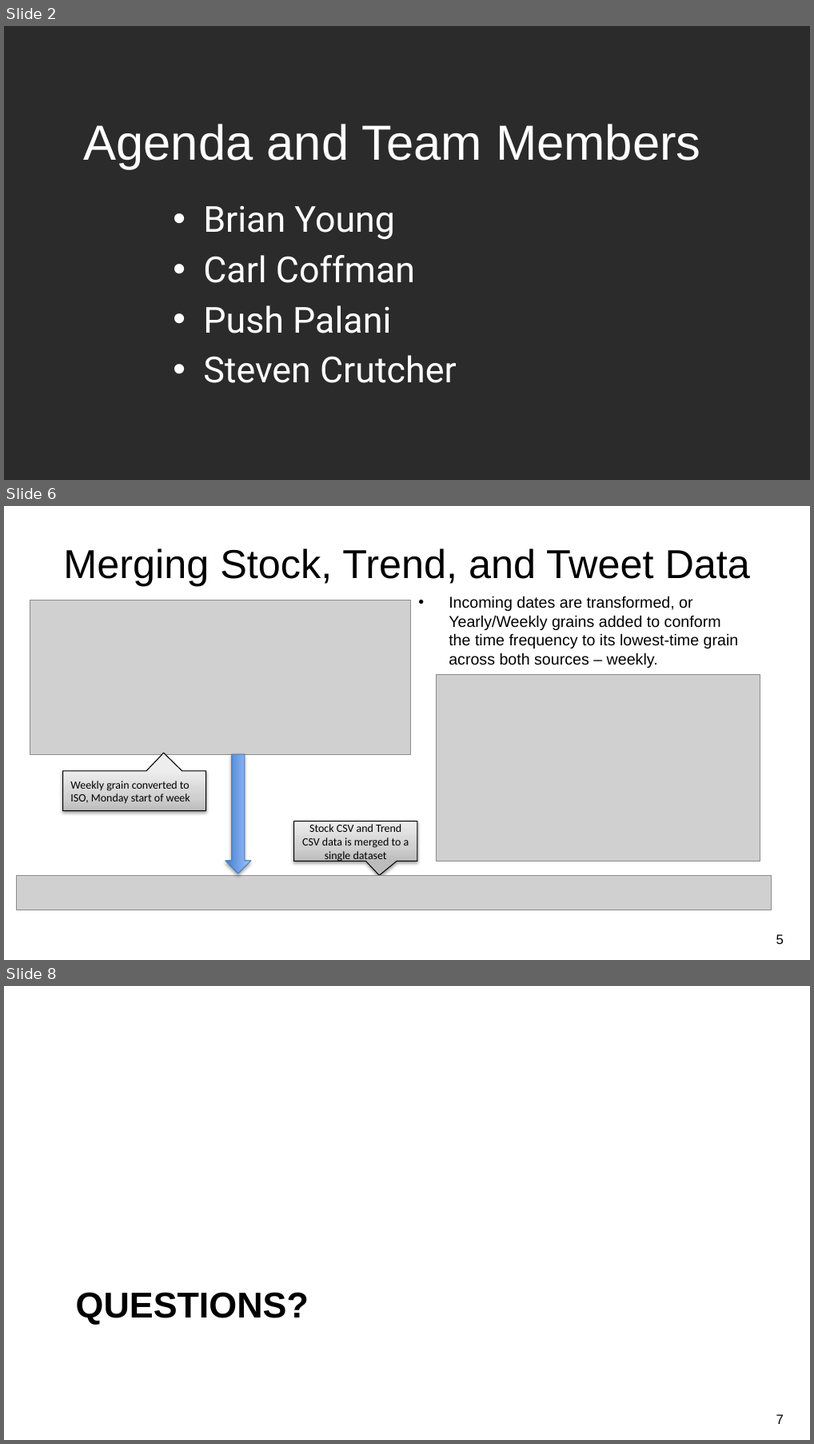
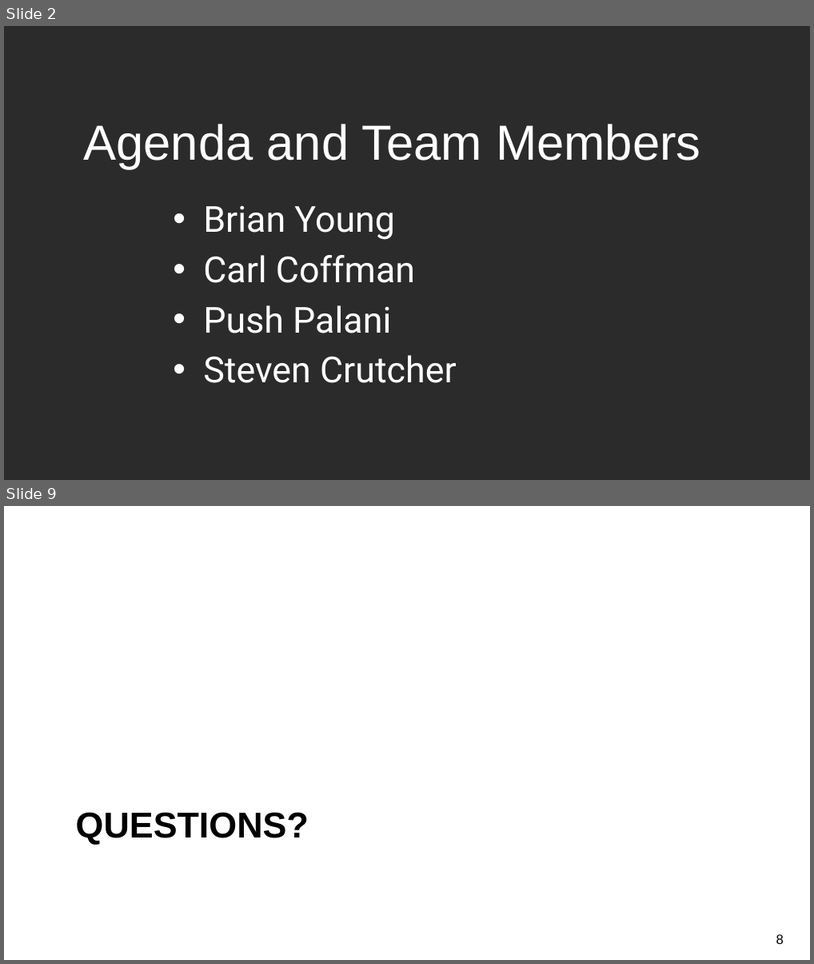
Before and after one commit to CCC-GH/FinalProject-Stock, a slide deck: draft0_NU-FinalProject_Stocks.pptx. Shown one above the other, each under a label of ours: slides 2, 6 and 8 before the commit, slides 2 and 9 after it; the slides between them are not shown. The pictures are 814x1444 and 814x964 pixels, drawn with LibreOffice and Linux fonts; fonts in the diff are those of the drawing; grey boxes stand for pictures; background and template pictures are left out; a plain dark background stands for a picture behind light text. Boxes give left, top, right and bottom in pixels: in the first picture for what was removed or moved away, otherwise in the second. Text is boxed around its words. In the diff, an @@ line names an element or a change of style, - is before the commit and + after.

```diff
--- a/draft0_NU-FinalProject_Stocks.pptx
+++ b/draft0_NU-FinalProject_Stocks.pptx
@@ slide 6 removed at [4,506,810,960], background picture (left out) @@
@@ title removed at [63,548,750,585] @@
-Merging Stock, Trend, and Tweet Data
@@ picture removed at [30,600,410,753] @@
@@ text removed at [449,596,739,668] @@
-• Incoming dates are transformed, or Yearly/Weekly grains added to conform the time frequency to its lowest-time grain across both sources – weekly.
@@ picture removed at [436,675,761,861] @@
@@ right arrow removed at [226,754,251,874] @@
@@ speech box removed at [63,771,206,810] @@
-Weekly grain converted to ISO, Monday start of week
@@ speech box removed at [294,821,418,861] @@
-Stock CSV and Trend CSV data is merged to a single dataset
@@ picture removed at [17,876,772,910] @@
@@ page number removed at [777,934,784,944] @@
-5
@@ what was slide 8 is now slide 9 @@
@@ page number at [777,934,784,944]: text changed @@
-7
+8
```
Also in this commit, not shown: 3 slides changed, 3 slides added, 1 other slide removed, 17 other files.
